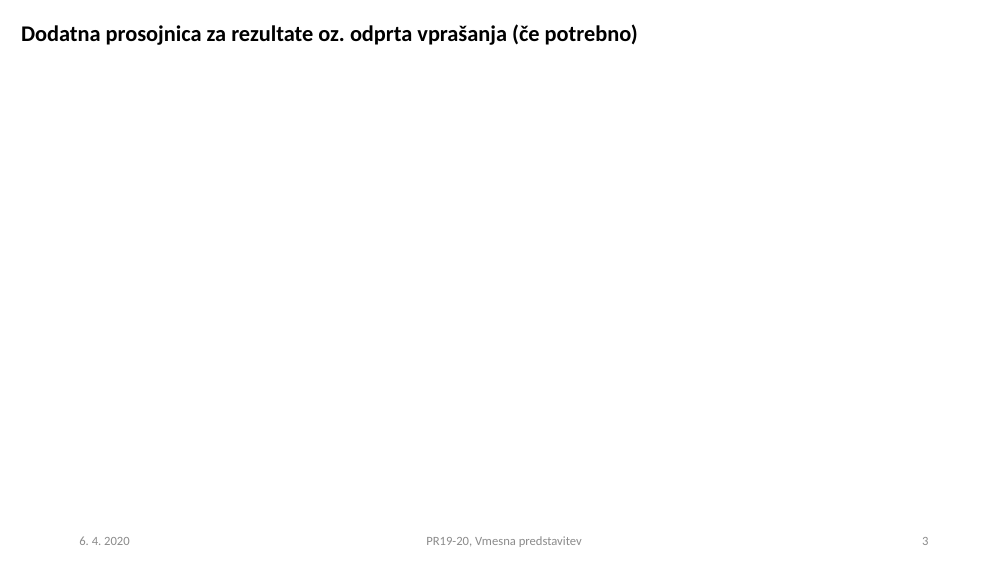
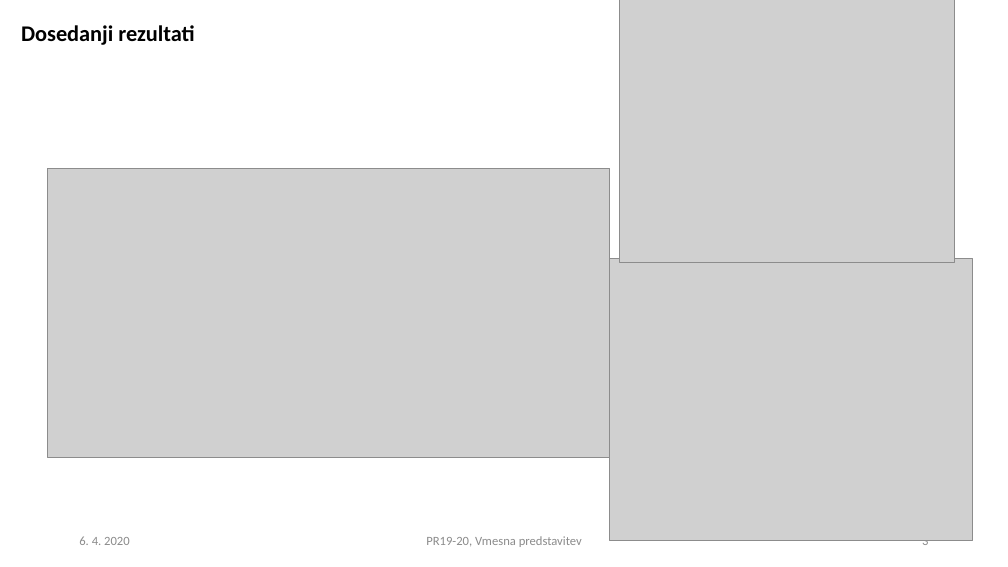
Before and after one commit to Zan-23/PR20NERJZ, a slide deck: slide 3 of PR2019-20_vmesna_08.pptx. Drawn at 1008x567 pixels with LibreOffice and Linux fonts; fonts in the diff are those of the drawing; grey boxes stand for pictures. Boxes give left, top, right and bottom in pixels: in the first picture for what was removed or moved away, otherwise in the second. Text is boxed around its words. In the diff, an @@ line names an element or a change of style, - is before the commit and + after.

```diff
--- a/PR2019-20_vmesna_08.pptx
+++ b/PR2019-20_vmesna_08.pptx
@@ title at [21, 25, 194, 45]: text changed @@
-Dodatna prosojnica za rezultate oz. odprta vprašanja (če potrebno)
+Dosedanji rezultati
@@ picture added at [620, 0, 955, 263] @@
@@ picture added at [48, 168, 611, 458] @@
@@ picture added at [610, 258, 973, 540] @@
```
Also in this commit, not shown: 2 other slides changed, 3 other files.
